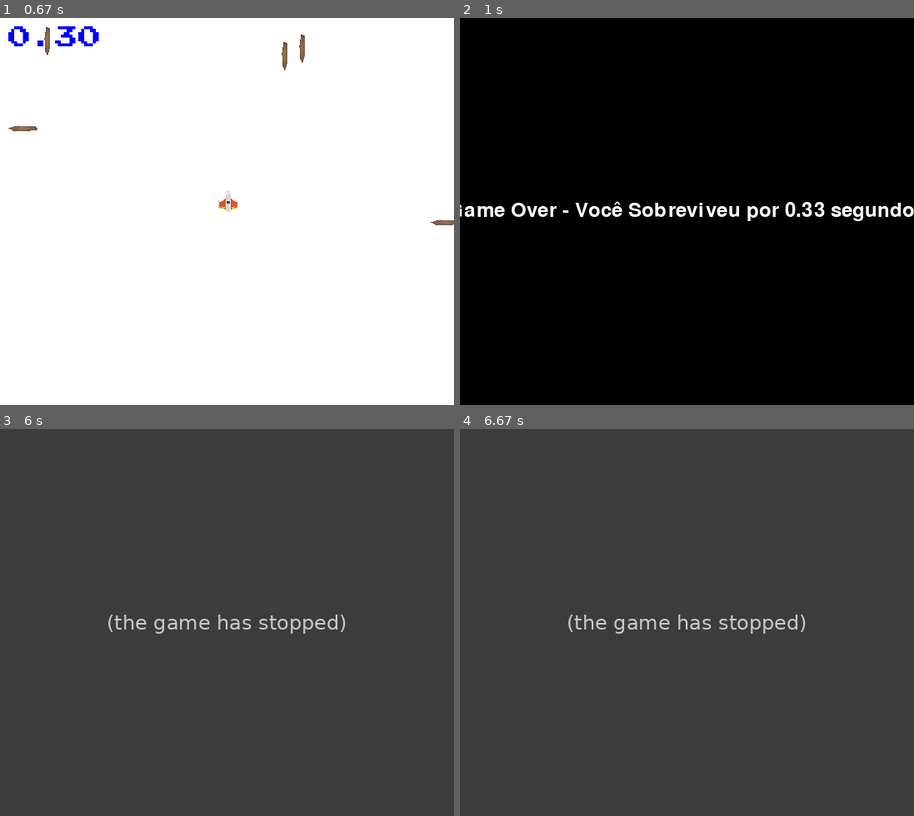
Above: before the commit, frames 1-4 (two rows, left to right).
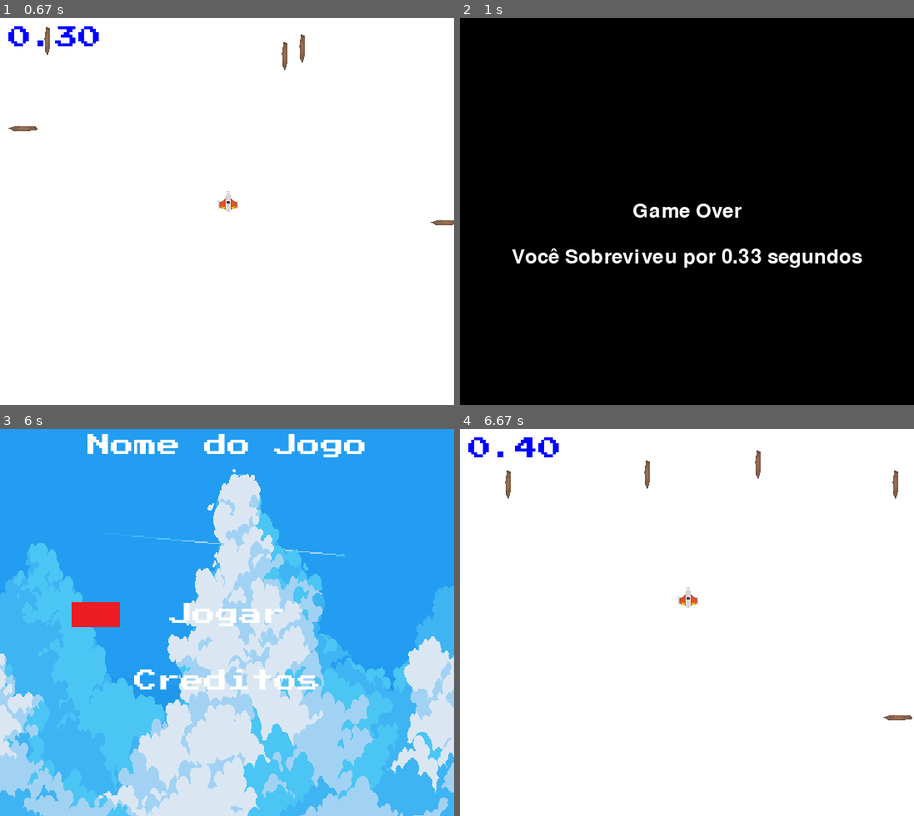
Above: after the commit, the same moments.

Repository: JJinKm/DesSoft-Pygame
Game: pygame game, started from tela_principal.py
Two runs of this game, one before a commit and one after it. Both use one fixed random seed, a clock stepped at 60 frames per second and the inputs below.
Inputs:
- Up to frame 1 (0.67 s): tap Space at 0.33 s
- Up to frame 2 (1 s): tap Esc at 0.67 s
- Up to frame 3 (6 s): no input
- Up to frame 4 (6.67 s): tap Space at 6.23 s; hold Up from 6.57 s (still down)

Frame 1 is identical in both runs. In frame 2, 3.1% of the frame differs, in the area x 0-100%, y 47-65%; in frame 3, 100%, in the area x 0-100%, y 0-100%; in frame 4, 100%.
Before the commit the program exited at 5.67 s; later frames show no game.

Commit message:
A parte da programação concluida, falta os sprites

Diff:
--- a/tela_principal.py
+++ b/tela_principal.py
@@ -35,14 +35,17 @@
             survived_time = end_time - start_time if start_time is not None else 0
 
             font = pygame.font.Font(None, 36)
-            text = font.render(f'Game Over - Você Sobreviveu por {survived_time:.2f} segundos', True, (255, 255, 255))
+            text = font.render(f'Game Over', True, (255, 255, 255))
+            text2 = font.render(f'Você Sobreviveu por {survived_time:.2f} segundos', True, (255,255,255))
             text_rect = text.get_rect(center=(WIDTH // 2, HEIGHT // 2))
+            text2_rect = text2.get_rect(center=(WIDTH //2, HEIGHT // 2 + 56))
 
             window.fill((0, 0, 0))
             window.blit(text, text_rect)
+            window.blit(text2, text2_rect)
             pygame.display.flip()
             pygame.time.wait(5000)
-            running = False
+            state = INIT
 
             start_time = None
 
